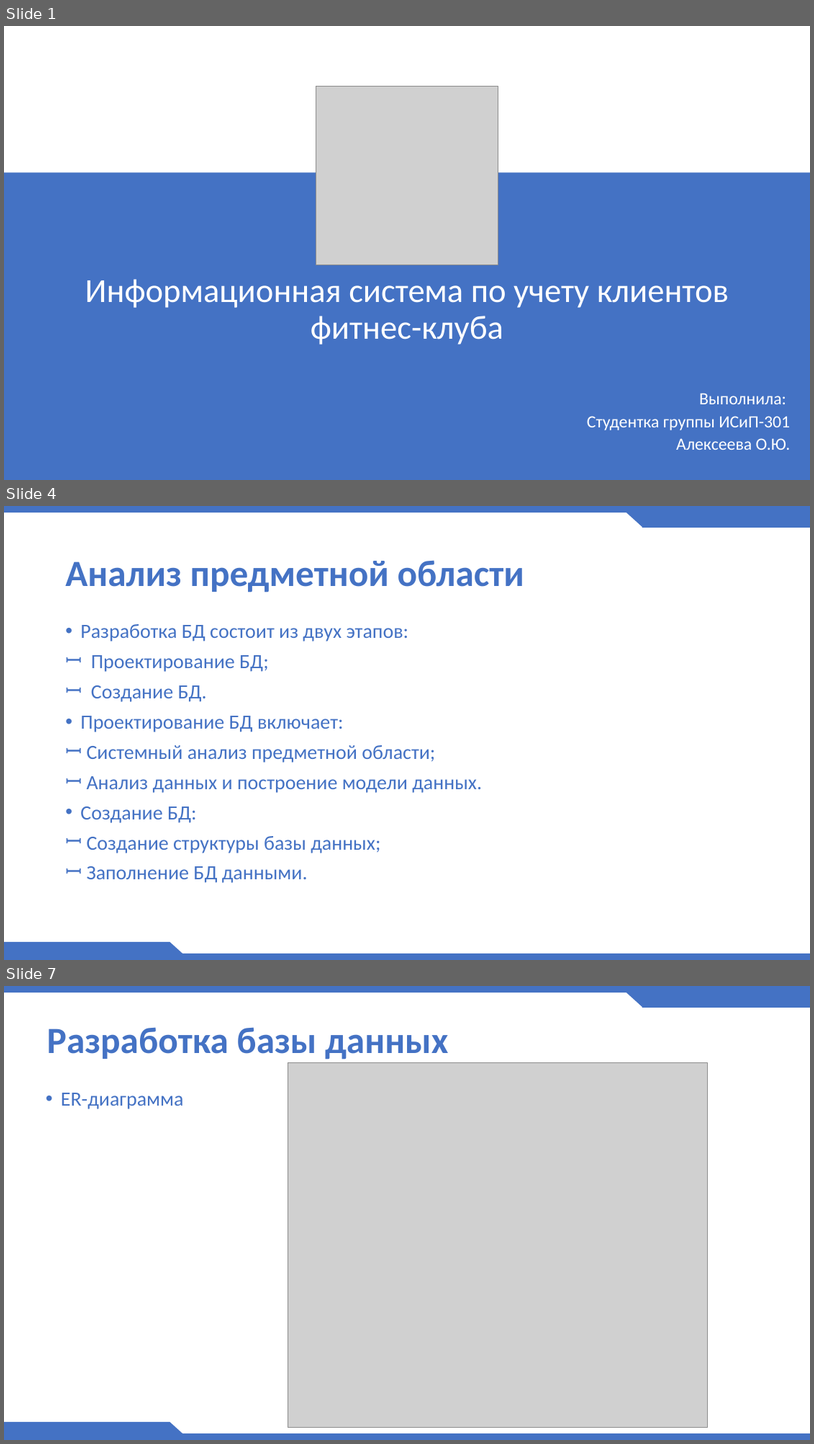
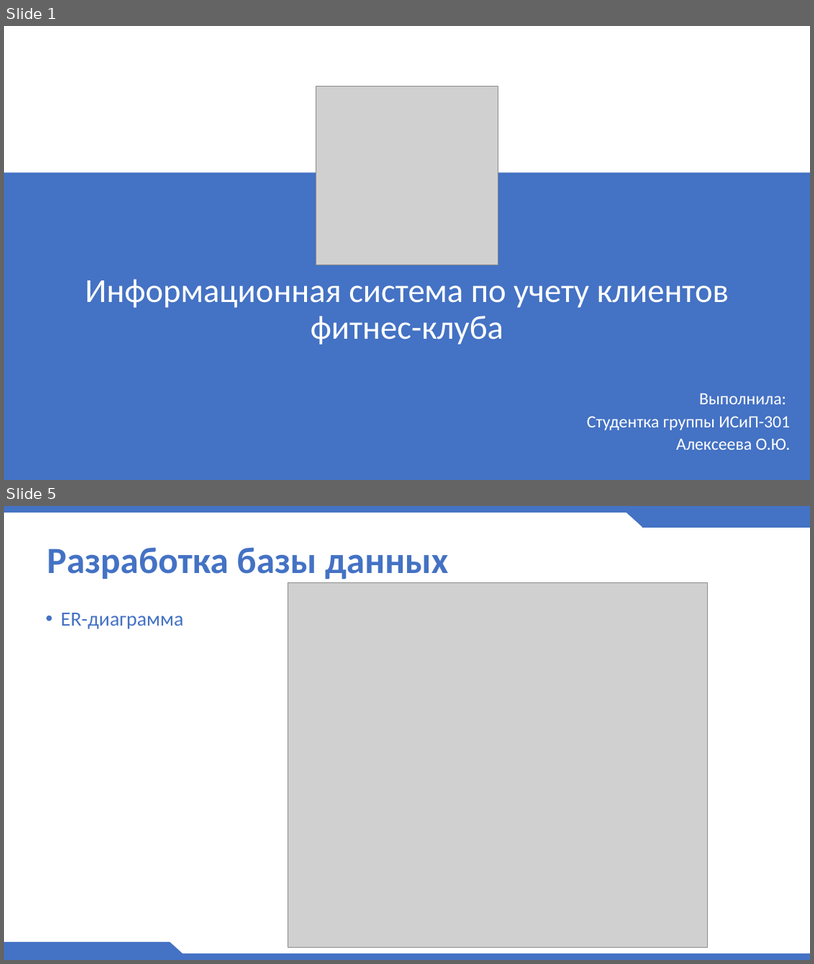
Before and after one commit to zhoyl/WpfApp2_KursRab, a slide deck: prezentation.pptx. Shown one above the other, each under a label of ours: slides 1, 4 and 7 before the commit, slides 1 and 5 after it; the slides between them are not shown. The pictures are 814x1444 and 814x964 pixels, drawn with LibreOffice and Linux fonts; fonts in the diff are those of the drawing; grey boxes stand for pictures; background and template pictures are left out. Boxes give left, top, right and bottom in pixels: in the first picture for what was removed or moved away, otherwise in the second. Text is boxed around its words. In the diff, an @@ line names an element or a change of style, - is before the commit and + after.

```diff
--- a/prezentation.pptx
+++ b/prezentation.pptx
@@ slide 4 removed at bbox=[4, 506, 810, 960], background #FFFFFF; not listed: 6 template elements that a slide beside it also shows @@
@@ title removed at bbox=[65, 560, 525, 592] @@
-Анализ предметной области
@@ text removed at bbox=[80, 624, 482, 883] @@
-• Разработка БД состоит из двух этапов:
-ꟷ Проектирование БД;
-ꟷ Создание БД.
-• Проектирование БД включает:
-ꟷ Системный анализ предметной области;
-ꟷ Анализ данных и построение модели данных.
-• Создание БД:
-ꟷ Создание структуры базы данных;
-ꟷ Заполнение БД данными.
@@ what was slide 7 is now slide 5 @@
```
Also in this commit, not shown: 3 slides changed, 7 other slides removed, 10 other files.
